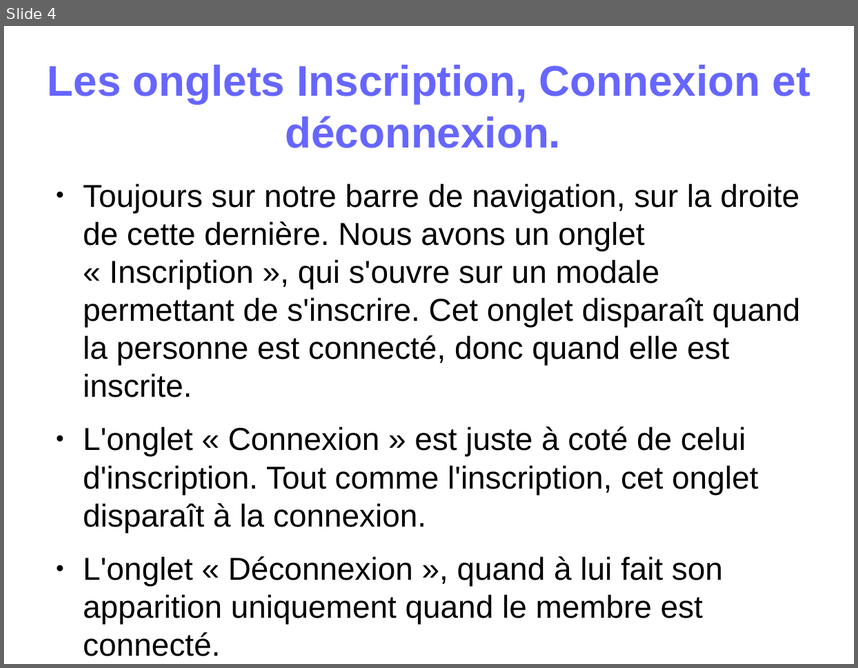
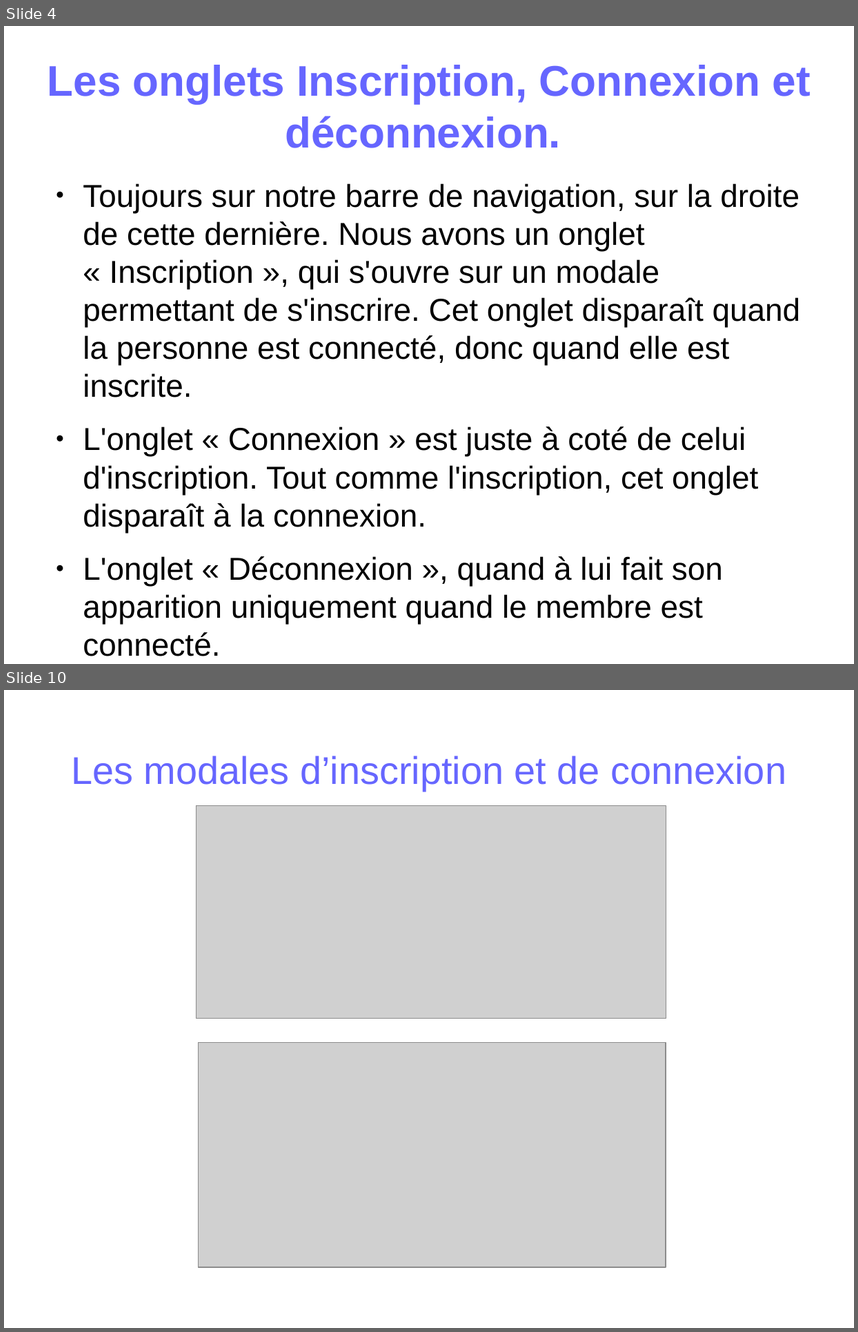
Before and after one commit to virginiecreus/Bac, a slide deck: powerpoint_de_présentation.odp. Shown one above the other, each under a label of ours: slide 4 before the commit, slides 4 and 10 after it; the slides between them are not shown. The pictures are 858x668 and 858x1332 pixels, drawn with LibreOffice and Linux fonts; fonts in the diff are those of the drawing; grey boxes stand for pictures. Boxes give left, top, right and bottom in pixels: in the first picture for what was removed or moved away, otherwise in the second. Text is boxed around its words. In the diff, an @@ line names an element or a change of style, - is before the commit and + after.

```diff
--- a/powerpoint_de_présentation.odp
+++ b/powerpoint_de_présentation.odp
@@ slide 10 added at box(4, 690, 854, 1328), background #FFFFFF @@
@@ title added at box(71, 756, 786, 791), 36 pt, text #6666FF @@
+Les modales d’inscription et de connexion
@@ picture added at box(196, 806, 666, 1018) @@
@@ picture added at box(199, 1043, 666, 1267) @@
```
Also in this commit, not shown: 3 slides changed, 5 other slides added.
